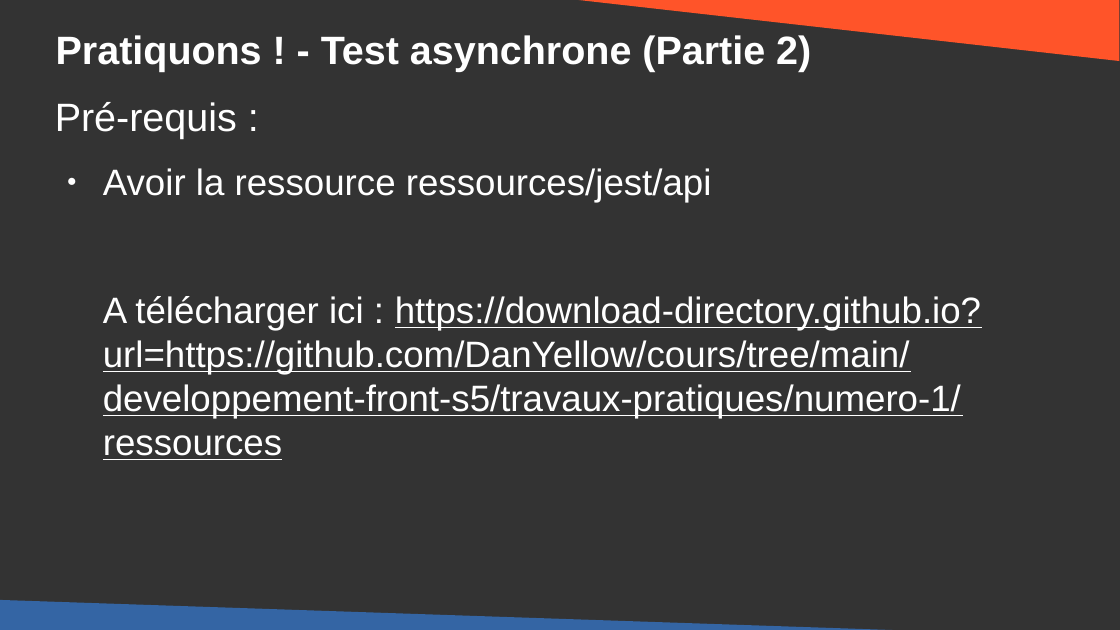
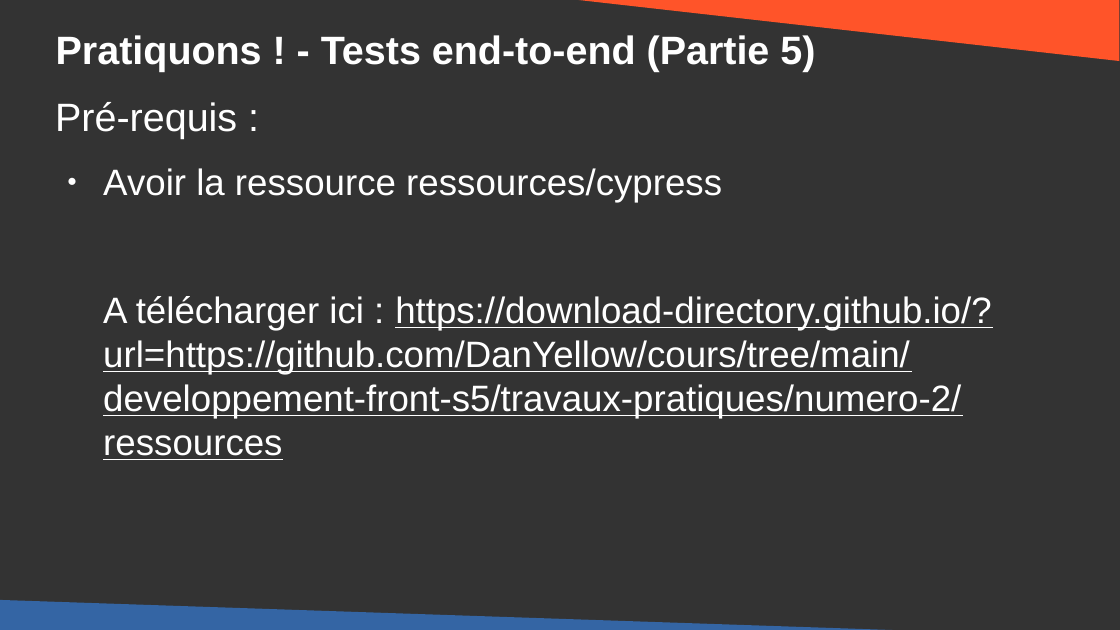
Before and after one commit to DanYellow/cours, a slide deck: slide 42 of developpement-front-s5/travaux-pratiques/numero-2/presentation.odp (slide 73 before the commit). Drawn at 1120x630 pixels with LibreOffice and Linux fonts; fonts in the diff are those of the drawing. Boxes give left, top, right and bottom in pixels: in the first picture for what was removed or moved away, otherwise in the second. Text is boxed around its words. In the diff, an @@ line names an element or a change of style, - is before the commit and + after.

Commit message:
dev-front-s5 - Update cypress course

```diff
--- a/developpement-front-s5/travaux-pratiques/numero-2/presentation.odp
+++ b/developpement-front-s5/travaux-pratiques/numero-2/presentation.odp
@@ title at [56,35,815,72]: text changed @@
-Pratiquons ! - Test asynchrone (Partie 2)
+Pratiquons ! - Tests end-to-end (Partie 5)
@@ text at [103,168,991,460]: text changed @@
-● Avoir la ressource ressources/jest/api
-A télécharger ici : https://download-directory.github.io?url=https://github.com/DanYellow/cours/tree/main/developpement-front-s5/travaux-pratiques/numero-1/ressources
+● Avoir la ressource ressources/cypress
+A télécharger ici : https://download-directory.github.io/?url=https://github.com/DanYellow/cours/tree/main/developpement-front-s5/travaux-pratiques/numero-2/ressources
```
Also in this commit, not shown: 6 other slides changed, 7 slides added, 41 slides removed, 7 other files.
